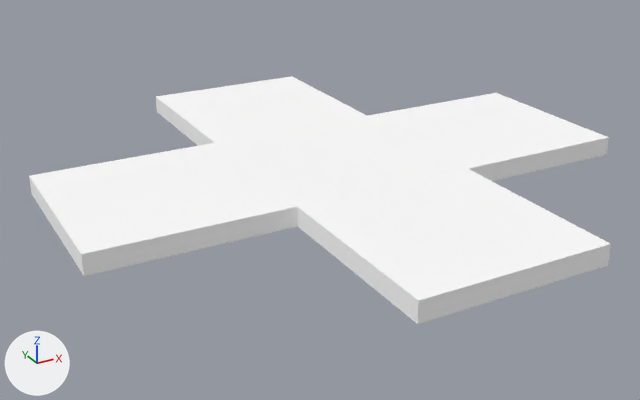
Two versions of the glTF model assets/tiles/plusTile.gltf, one commit apart.
Before and after are seen from a camera (50 mm lens) standing at (-6.74, -10.19, 5.27) and looking at (-0.36, 1.41, -0.53). Every picture has the same lights, and +X, +Y and +Z are marked at lower left. The picture after the commit comes second. Vertices at exactly the same position are counted once.
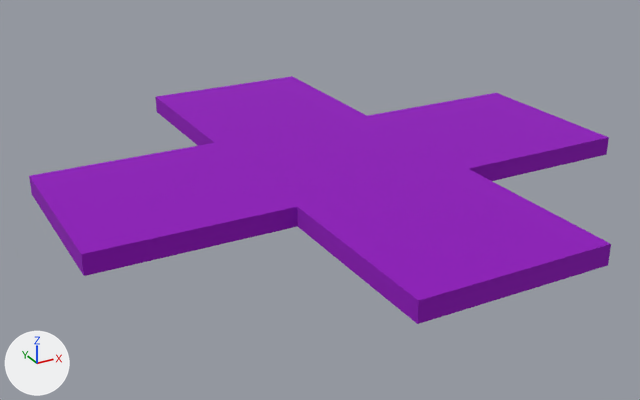
Edits to the bpy script that builds the scene:
```text
Add img_image_0:
    img_image_0 = load_image('Image_0', '_unpacked/Image_0', 256, 256, 'sRGB')
Change mat_material_0:
    remove # nodes: BsdfPrincipled, OutputMaterial
    remove # colours: white #ffffff
    nodes: BsdfPrincipled, Math x2, OutputMaterial, TexImage
    uses the picture img_image_0
Change me_mesh_0:
    where me_mesh_0.from_pydata(...)  # 24 vertices, 44 faces; spans x -4.55..4.51, y -4.5..4.5, z -0.16..0.16
    used by ob_mesh; location = (-0.01, 1.5, 0.0)
    me_mesh_0 part 1: texture (UV) coordinates of 44 of 44 faces, centred in x -4.55..4.51, y -4.5..4.5, z -0.16..0.16, changed; they spanned u -1.0..2.0, v -4.3..5.8 and now span u 0.0..0.76, v 0.06..1.0
```

Changed parts and their boxes [x1, y1, x2, y2] in the pictures (640 x 400 px):
'mesh', surface changed (white to purple)
    both: [29, 76, 611, 324]
